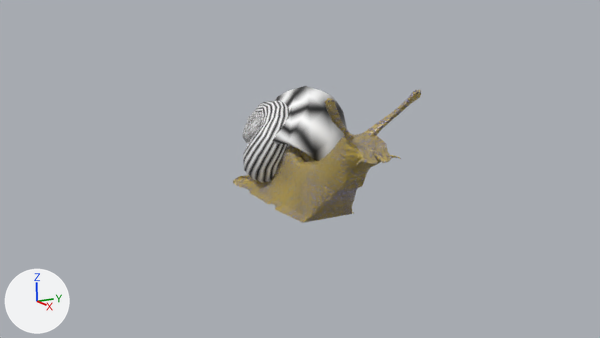
One commit to the Blender file snail.blend: the scene before it, then after it.
Both versions are drawn from the file's camera 'Camera'. The axes (+X, +Y, +Z) are drawn at lower left. The lights are the same throughout.

In view in the first picture: 'shell mesh', 'snail'.
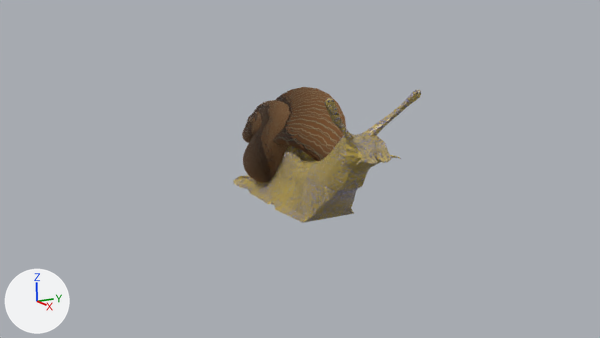
The change, as a list of edits to the scene's bpy script:
```text
Add mat_snail_shell:
    mat_snail_shell = bpy.data.materials.new('snail shell')
    # nodes: BsdfPrincipled, Bump, Mapping, Math, Mix, OutputMaterial, TexCoord, TexNoise, TexWave, ValToRGB
    # colours: orange #f2ab53, orange #e0b050, beige #ffe7b2, orange #b5673f, beige #fff4d3, white #ffffff, black #000000
Change me_nurbspath_001:
    used by ob_shell_mesh; location = (0.0, 0.0, 0.0)
    remove me_nurbspath_001.from_pydata(...)  # 20832 vertices, 20784 faces; spans x -1.51..0.24, y -0.53..0.93, z -0.82..0.53
    remove me_nurbspath_001.materials.append(mat_material_002)
    add me_nurbspath_001.from_pydata(...)  # 20832 vertices, 20784 faces; spans x -0.84..0.15, y -0.76..0.13, z -0.39..0.52
    me_nurbspath_001 part 1: the whole mesh is multiplied about its middle by the matrix ((-0.554, 0.0, -0.262), (0.0, -0.613, 0.0), (-0.262, 0.0, 0.554)), then moved by (0.25, -0.52, 0.21)
    me_nurbspath_001 part 2: texture (UV) coordinates of 20784 of 20784 faces, centred in x -1.51..0.22, y -0.52..0.93, z -0.81..0.53, changed; they spanned u -9.28..1.18, v -14.75..14.3 and now span u 0.0..1.0, v 0.0..1.0
    add me_nurbspath_001.materials.append(mat_snail_shell)
Change ob_snail:
    where _m = ob_snail.modifiers.new('Subdivision', 'SUBSURF')
    remove _m.levels = 2
    add _m.render_levels = 1
Change ob_shell_mesh:
    ob_shell_mesh.location: (0.0, 0.0, 0.0) -> (-1.161, -0.307, -0.521)
    ob_shell_mesh.rotation_euler: (0.0, 0.0, 0.0) -> (-0.0000248, 0.442, 1574.0)  # degrees (0, 0, 0) -> degrees (0, 25, 184)
    ob_shell_mesh.scale: (1.0, 1.0, 1.0) -> (1.63, 1.63, 1.63)
    where _m = ob_shell_mesh.modifiers.new('Decimate', 'DECIMATE')
    remove _m.ratio = 0.02
    remove _m.angle_limit = 0.15
    remove _m.delimit = {'NORMAL'}
    add _m.decimate_type = 'UNSUBDIV'
    _m.iterations: 2 -> 3
```

Location of each change, (x1, y1, x2, y2) in pixels of the pictures (600 x 338 px; the box of a moved part takes in the faces that stretch with it):
'snail', modifiers changed: (233, 90, 421, 223) in both
'shell mesh', recoloured, reshaped, surface changed, moved, turned, rescaled, modifiers changed (grey to brown): before (242, 86, 347, 183); after (242, 87, 346, 182)
part 1 of me_nurbspath_001, moved or reshaped: before (242, 86, 347, 183); after (242, 87, 346, 182)
